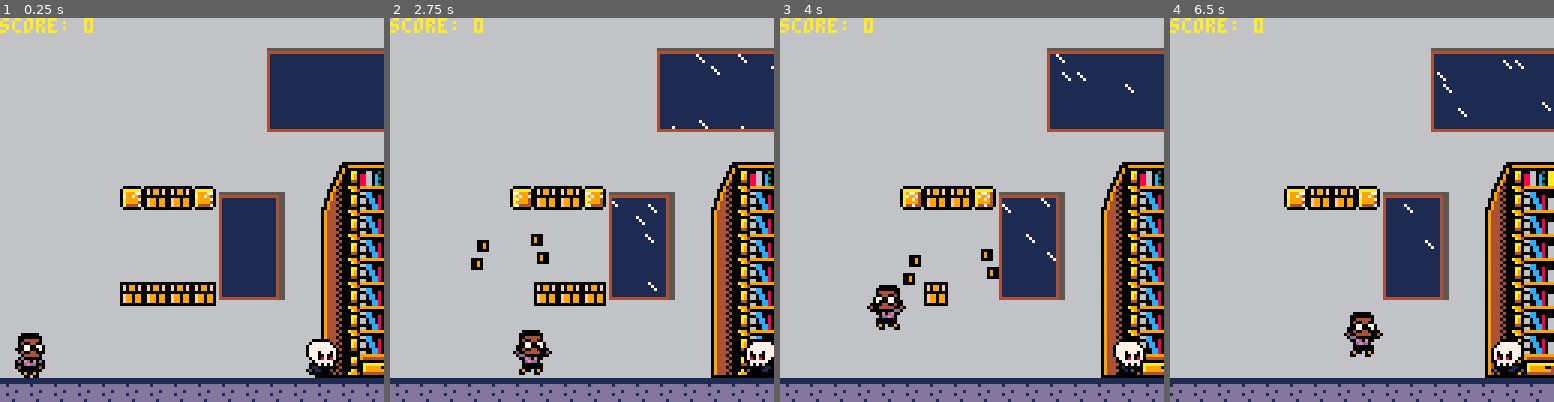
Above: before the commit, frames 1-4 (left to right).
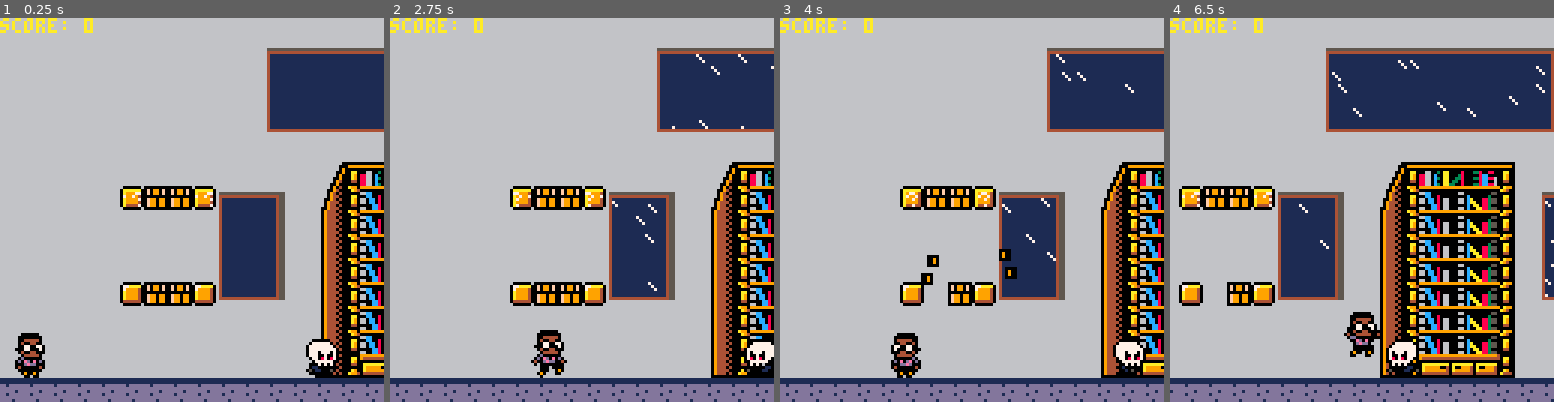
Above: after the commit, the same moments.

Repository: cwrightlibrary/pico-8
Game: PICO-8 cartridge library_game/carts/library-game.p8
Same seed, same stepped clock (60 frames per second), same inputs: the game is played once before the commit and once after it.
Inputs:
- Up to frame 1 (0.25 s): no input
- Up to frame 2 (2.75 s): tap X (X key) at 0.33, 1.07, 1.85 s; tap O (Z key) at 0.7, 1.7, 2.1, 2.5 s; hold Right 1.6-2.1 s; hold Right from 2.47 s (still down)
- Up to frame 3 (4 s): tap O (Z key) at 2.9, 3.3, 3.7 s; tap X (X key) at 2.97 s; release Right at 3.03 s; hold Left 3.08-3.58 s
- Up to frame 4 (6.5 s): hold Right 4.02-4.68 s; tap X (X key) at 4.08, 5.2, 6.32 s; tap O (Z key) every 0.4 s from 4.1 to 6.1 s; hold Left 5.08-5.68 s; hold Right from 6.08 s (still down)

The runs differ from the first frame. In frame 1, 0.4% of the frame differs, in the area x 31-57%, y 68-75%; in frame 2, 2.1%; in frame 3, 3.7%; in frame 4, 38%, in the area x 0-100%, y 7-100%.

Commit message:
Add files via upload

Diff:
--- a/library_game/carts/library-game.p8
+++ b/library_game/carts/library-game.p8
@@ -9,6 +9,7 @@
  coin_index={}
  q_brick_index={}
  p_brick_index={}
+ brick_break_index={}
  platform_searched=false
 
  sk_index={}
@@ -444,7 +445,7 @@
    if sk.hit then
     sk.dx=0
     if not sk.added_coin then
-     add_object('coin',sk.x/8,sk.y/8-2.5,8,8)
+     add_object('coin',sk.x/8,sk.y/8-3.5,8,8)
      sfx(6)
      sk.added_coin=true
     end
@@ -546,6 +547,7 @@
    and not p.jumping
    and p.falling then
     if not sk_small.hit then
+     p.dy=-p.boost
      sk_small.hit=true
     end
    elseif object_collide(p.x+3,p.y+1,p.x+3+p.w-6,p.y+1+p.h-1,sk_small.x+2,sk_small.y,sk_small.x+sk_small.w,sk_small.y+2+sk_small.h-4)
@@ -859,11 +861,6 @@
     elseif obj_name=='q_brick' then
      if mget(x,y)==138 then
       add_object('q_brick',x,y,8,8)
-      mset(x,y,cell_replace)
-     end
-    elseif obj_name=='p_brick' then
-     if mget(x,y)==176 then
-      add_object('p_brick',x,y,8,8)
       mset(x,y,cell_replace)
      end
     end
@@ -973,15 +970,22 @@
    added_coin=false
   }
   add(q_brick_index,q_brick)
- elseif obj_name=='p_brick' then
-  local p_brick={
-    sp=155,
-    x=objx*8,
-    y=objy*8,
-    w=objw,
-    h=objh
+ elseif obj_name=='broken' then
+  local broken={
+   sp=156,
+   x1=0, x2=0, x3=0,x4=0,
+   y=0,
+   dx1=0, dx2=0,
+   dy=0,
+   max_dx=2,
+   max_dy=3,
+   boost=-2,
+   spawn=false,
+   spawned=true,
+   ceil_x=false,
+   flr_x=false
   }
-  add(p_brick_index,p_brick)
+  add(brick_break_index,broken)
  end
 end
 --speed limiter
@@ -1131,14 +1135,14 @@
 666666666422222222222222222245566666666009000a9088660c30aa00338000338cc88600a9000a9999400a9999400a9999400a9999400a9999400a999940
 66666666642222222222222222224556666666609400044088660c00aa03308000008cc0060044000a4474400a4447400a444470074444400a74444004474440
 66666666642222222222222222224556666666009000000088660c30aa33008000338cc886000000200000022000000220000002200000022000000220000002
-00000000642222222222222222224556666666090400a9909999999999999999999999999990a990200000022000000222222222222222222222222222222222
-0f0990f06422222222222222222245566666600940000a94000000000000000000000000000a940007777790077aaaa022222222222222222222222222222222
-0f0990f0642222222222222222224556666660940400000066cc000000000660000000005500000007aaaa900799994022000022222222222222222222222222
-000000006422222222222222222245566666609440000aa000cc008000000000c00000030000aa0007aaaa900a99994022009022222222222222222222222222
-0f9909906422222222222222222245566666009404000a90660cc08066000660ca0008835500a90007aaaa900a99994022009022222222222222222222222222
-0f9909906422222222222222222245566666094440000a90660cc08066000660caa008835500a90007aaaa900a99994022000022222222222222222222222222
-0f99099064222222222222222222455666660944040004400000cc8066000000c0aa088300004400099999900444444022222222222222222222222222222222
-0000000064222222222222222222455666600944400000006600cc8066000660c00aa88355000000200000022000000222222222222222222222222222222222
+00000000642222222222222222224556666666090400a9909999999999999999999999999990a990200000022000000222222222600000062222222222222222
+0f0990f06422222222222222222245566666600940000a94000000000000000000000000000a940007777790077aaaa022222222077aaaa02222222222222222
+0f0990f0642222222222222222224556666660940400000066cc000000000660000000005500000007aaaa900799994022000022079999402222222222222222
+000000006422222222222222222245566666609440000aa000cc008000000000c00000030000aa0007aaaa900a999940220090220a9999402222222222222222
+0f9909906422222222222222222245566666009404000a90660cc08066000660ca0008835500a90007aaaa900a999940220090220a9999402222222222222222
+0f9909906422222222222222222245566666094440000a90660cc08066000660caa008835500a90007aaaa900a999940220000220a9999402222222222222222
+0f99099064222222222222222222455666660944040004400000cc8066000000c0aa088300004400099999900444444022222222044444402222222222222222
+0000000064222222222222222222455666600944400000006600cc8066000660c00aa88355000000200000022000000222222222600000062222222222222222
 11111111642222222222222222224556666094440400000099999999999999999999999999400000222222222222222222222222222222222222222222222222
 111111116422222222222222222245566660944440000aa09444444444444444444444444440aa00222222222222222222222222222222222222222222222222
 dd1ddddd6422222222222222222245566660944404000a900000000000000000000000000000a900222222222222222222222222222222222222222222222222
@@ -1157,7 +1161,7 @@
 44444449666666660006666600066666666000002211112222211222222112222221122222111122222112222221122222277222222222222222222222222222
 __gff__
 0000000000000000000000000000000000000000000000000000000000000000000000000000000000000000000000000000000000000000000000000000000004040404040404040404000202020000000000000000000000000000000000000404040400000000000000020202000004000000000000000000020000000000
-0000000000020202020203030303030383000000000000000000030300000000030000000000000000000000000000000303000000040404040404040400000000000000000000000000000000000000000000000000000000000000000000000000000000000000000000000000000000000000000000000000000000000000
+0000000000020202020203030303030383000000000000000000030300030000030000000000000000000000000000000303000000040404040404040400000000000000000000000000000000000000000000000000000000000000000000000000000000000000000000000000000000000000000000000000000000000000
 __map__
 8080808080808080808080808080808080808080808080808080808080808080808080808080808080808080808080808080808080808080808080808080808080808080808080808080808080808080808080808080808080808080808080808080808080808080808080808080808080808080808080808080808080808080
 8080808080808080808080818282828282828282838080808080808080808080808080808080808080808080808080808080808080808080808080808080808080808080808080808080808080808080808080808080808080808080808080808080808080808080808080808080808080808080808080808080808080808080
@@ -1170,7 +1174,7 @@
 80808080808080808091929380a495969798998091929380808080808090808080809080808080808080808080804b4c4c4c4d4e80808080808080808080808080808080808080808080808080808080808080808080808080808080808080808080808080808080808080808080808080808080808080808080808080808080
 80808080808080808091929380a495969798998091929380808080808080808080809080808080808080808080804f7f7f7f5f5e80808080808080808080808080808080808080808080808080808080808080808080808080808080808080808080808080808080808080808080808080808080808080808080808080808080
 80808080808080808091929380a495969798998091929380808080808080808080809080808080808080808080804f7f7f7f5f5e80808080808080808080808080808080808080808080808080808080808080808080808080808080808080808080808080808080808080808080808080808080808080808080808080808080
-808080808090909090a1a2a380a4959697989980a1a2a3808080808a8080808a8080908a908a90808080808080804f7f7f7f5f5e80808080808080808080808080808080808080808080808080808080808080808080808080808080808080808080808080808080808080808080808080808080808080808080808080808080
+80808080809d90909da1a2a380a4959697989980a1a2a3808080808a8080808a8080908a908a90808080808080804f7f7f7f5f5e80808080808080808080808080808080808080808080808080808080808080808080808080808080808080808080808080808080808080808080808080808080808080808080808080808080
 80808080808080808080808080a4959697989980808080808080808080808080808080808080808080804b4c4c4c4c4c7a4a5f5e80808080808080808080808080808080808080808080808080808080808080808080808080808080808080808080808080808080808080808080808080808080808080808080808080808080
 80808080808080808080808040a4959697989980808080808080808080808080808080808080808080804f7f7f7f7f7f5f5a5f5e80808080808080808080808080808080808080808080808080808080808080808080808080808080808080808080808080808080808080808080808080808080808080808080808080808080
 80808080808080808080808080b4a5a6a7a8a980808060808080808080808080808080808080808080805b5c5c5c5c5c5d6a5d5e80808080808080808080808080808080808080808080808080808080808080808080808080808080808080808080808080808080808080808080808080808080808080808080808080808080
